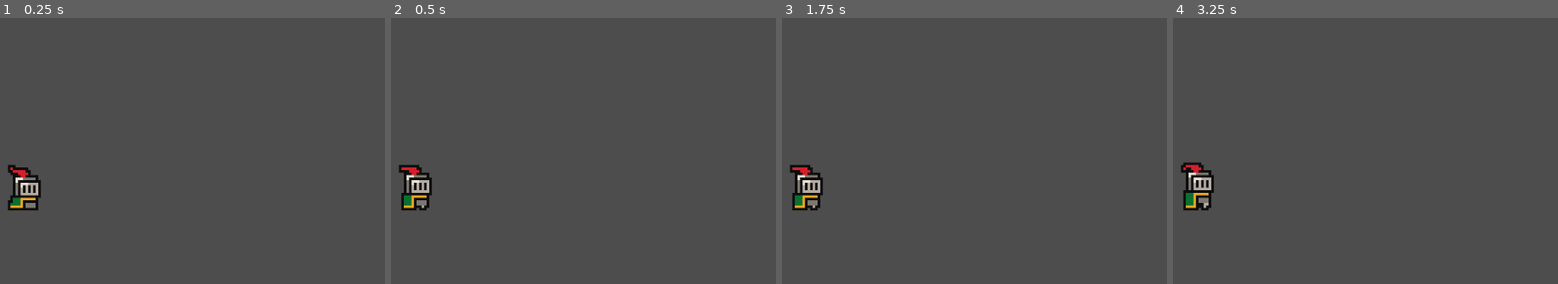
Above: before the commit, frames 1-4 (left to right).
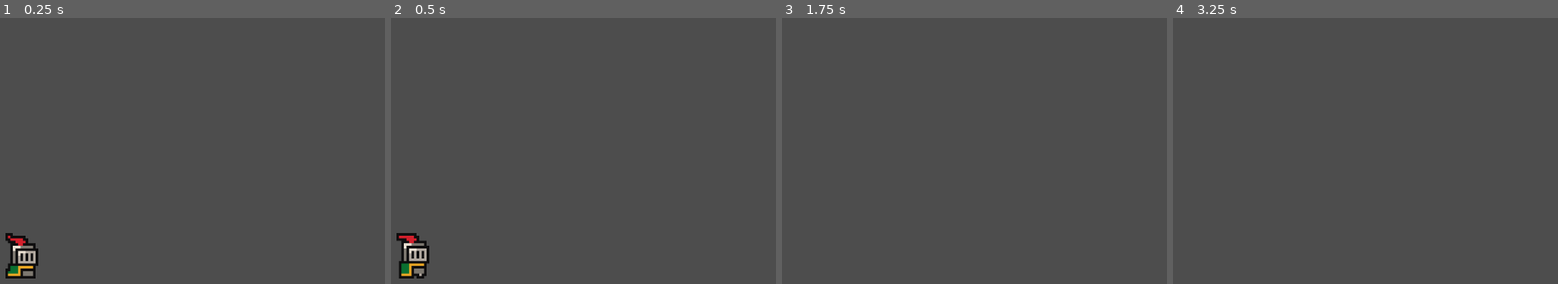
Above: after the commit, the same moments.

Repository: MaulIshak/first-platformer-game
Game: Godot game, scene res://scenes/game.tscn
Two runs of this game, one before a commit and one after it. Both use one fixed random seed, a clock stepped at 60 frames per second and the inputs below.
Inputs:
- Up to frame 1 (0.25 s): no input
- Up to frame 2 (0.5 s): no input
- Up to frame 3 (1.75 s): tap Enter (ui_accept) at 0.5, 0.6, 0.77, 1.07, 1.35, 1.52 s; hold Right (ui_right) from 0.53 s (still down)
- Up to frame 4 (3.25 s): tap Enter (ui_accept) at 1.82, 2.1, 2.75, 2.85, 3.02 s; release Right (ui_right) at 2.03 s; hold Left (ui_left) 2.03-2.78 s; hold Right (ui_right) from 2.78 s (still down)

The runs differ from the first frame. In frame 1, 2.2% of the frame differs, in the area x 1-11%, y 55-98%; in frame 2, 2.3%; in frame 3, 1.2%; in frame 4, 1.2%.

Commit message:
implement player movement and gravity mechanics; update game and player scenes; add collectable coin

Diff:
--- a/scenes/game.tscn
+++ b/scenes/game.tscn
@@ -1,11 +1,20 @@
-[gd_scene load_steps=2 format=3 uid="uid://d207dhdciwjq0"]
+[gd_scene load_steps=3 format=3 uid="uid://d207dhdciwjq0"]
 
-[ext_resource type="PackedScene" uid="uid://b1vnhii3chalr" path="res://scenes/player.tscn" id="1_peexu"]
+[ext_resource type="PackedScene" uid="uid://cky4k2ntawid5" path="res://scenes/player.tscn" id="1_peexu"]
+
+[sub_resource type="WorldBoundaryShape2D" id="WorldBoundaryShape2D_72yna"]
+distance = -40.0
 
 [node name="Game" type="Node2D"]
 
-[node name="Player" parent="." instance=ExtResource("1_peexu")]
-position = Vector2(1, 1)
-
 [node name="Camera2D" type="Camera2D" parent="."]
 zoom = Vector2(4, 4)
+
+[node name="Player" parent="." instance=ExtResource("1_peexu")]
+position = Vector2(1, -12)
+
+[node name="StaticBody2D" type="StaticBody2D" parent="."]
+position = Vector2(1, -12)
+
+[node name="CollisionShape2D" type="CollisionShape2D" parent="StaticBody2D"]
+shape = SubResource("WorldBoundaryShape2D_72yna")
--- a/scenes/player.tscn
+++ b/scenes/player.tscn
@@ -1,55 +1,56 @@
-[gd_scene load_steps=8 format=3 uid="uid://b1vnhii3chalr"]
+[gd_scene load_steps=9 format=3 uid="uid://cky4k2ntawid5"]
 
+[ext_resource type="Script" path="res://scripts/player.gd" id="1_ramda"]
 [ext_resource type="Texture2D" uid="uid://cwkrer65vj8u6" path="res://assets/sprites/knight.png" id="1_t27kg"]
 
-[sub_resource type="AtlasTexture" id="AtlasTexture_depkx"]
+[sub_resource type="AtlasTexture" id="AtlasTexture_fp354"]
 atlas = ExtResource("1_t27kg")
 region = Rect2(0, 0, 32, 32)
 
-[sub_resource type="AtlasTexture" id="AtlasTexture_oai8k"]
+[sub_resource type="AtlasTexture" id="AtlasTexture_vk00s"]
 atlas = ExtResource("1_t27kg")
 region = Rect2(32, 0, 32, 32)
 
-[sub_resource type="AtlasTexture" id="AtlasTexture_xw2bu"]
+[sub_resource type="AtlasTexture" id="AtlasTexture_bqanr"]
 atlas = ExtResource("1_t27kg")
 region = Rect2(64, 0, 32, 32)
 
-[sub_resource type="AtlasTexture" id="AtlasTexture_p741a"]
+[sub_resource type="AtlasTexture" id="AtlasTexture_jufol"]
 atlas = ExtResource("1_t27kg")
 region = Rect2(96, 0, 32, 32)
 
-[sub_resource type="SpriteFrames" id="SpriteFrames_07cyx"]
+[sub_resource type="SpriteFrames" id="SpriteFrames_x1mm6"]
 animations = [{
 "frames": [{
 "duration": 1.0,
-"texture": SubResource("AtlasTexture_depkx")
+"texture": SubResource("AtlasTexture_fp354")
 }, {
 "duration": 1.0,
-"texture": SubResource("AtlasTexture_oai8k")
+"texture": SubResource("AtlasTexture_vk00s")
 }, {
 "duration": 1.0,
-"texture": SubResource("AtlasTexture_xw2bu")
+"texture": SubResource("AtlasTexture_bqanr")
 }, {
 "duration": 1.0,
-"texture": SubResource("AtlasTexture_p741a")
+"texture": SubResource("AtlasTexture_jufol")
 }],
 "loop": true,
 "name": &"idle",
 "speed": 10.0
 }]
 
-[sub_resource type="CircleShape2D" id="CircleShape2D_nvtp8"]
+[sub_resource type="CircleShape2D" id="CircleShape2D_glr83"]
 radius = 5.0
 
 [node name="Player" type="CharacterBody2D"]
+script = ExtResource("1_ramda")
 
 [node name="AnimatedSprite2D" type="AnimatedSprite2D" parent="."]
-position = Vector2(1, -12)
-sprite_frames = SubResource("SpriteFrames_07cyx")
+sprite_frames = SubResource("SpriteFrames_x1mm6")
 animation = &"idle"
 autoplay = "idle"
-frame_progress = 0.0738598
+frame_progress = 0.337125
 
 [node name="CollisionShape2D" type="CollisionShape2D" parent="."]
-position = Vector2(1, -5)
-shape = SubResource("CircleShape2D_nvtp8")
+position = Vector2(0, 7)
+shape = SubResource("CircleShape2D_glr83")
--- /dev/null
+++ b/scripts/player.gd
@@ -0,0 +1,28 @@
+extends CharacterBody2D
+
+
+const SPEED = 300.0
+const JUMP_VELOCITY = -400.0
+
+# Get the gravity from the project settings to be synced with RigidBody nodes.
+var gravity = ProjectSettings.get_setting("physics/2d/default_gravity")
+
+
+func _physics_process(delta):
+	# Add the gravity.
+	if not is_on_floor():
+		velocity.y += gravity * delta
+
+	# Handle jump.
+	if Input.is_action_just_pressed("ui_accept") and is_on_floor():
+		velocity.y = JUMP_VELOCITY
+
+	# Get the input direction and handle the movement/deceleration.
+	# As good practice, you should replace UI actions with custom gameplay actions.
+	var direction = Input.get_axis("ui_left", "ui_right")
+	if direction:
+		velocity.x = direction * SPEED
+	else:
+		velocity.x = move_toward(velocity.x, 0, SPEED)
+
+	move_and_slide()
